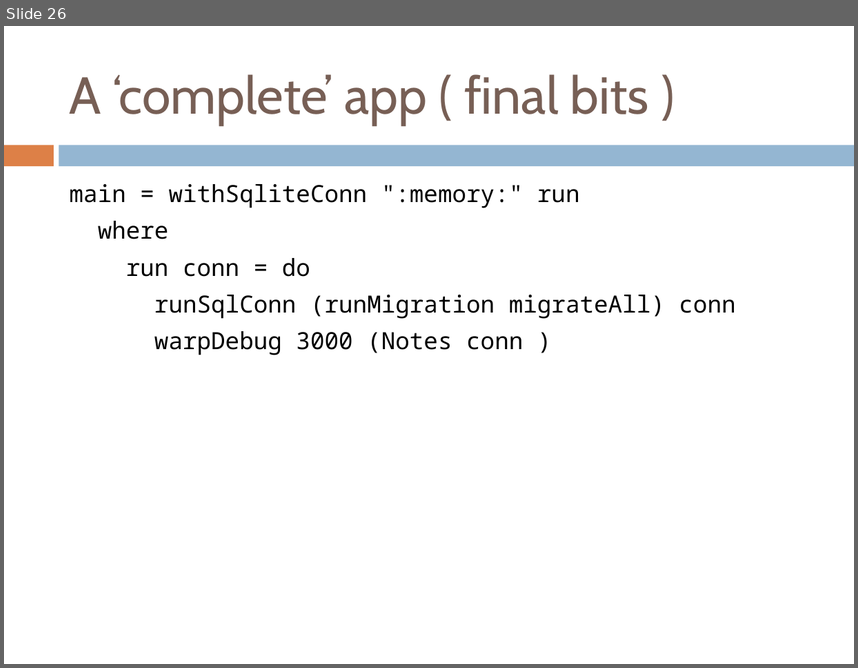
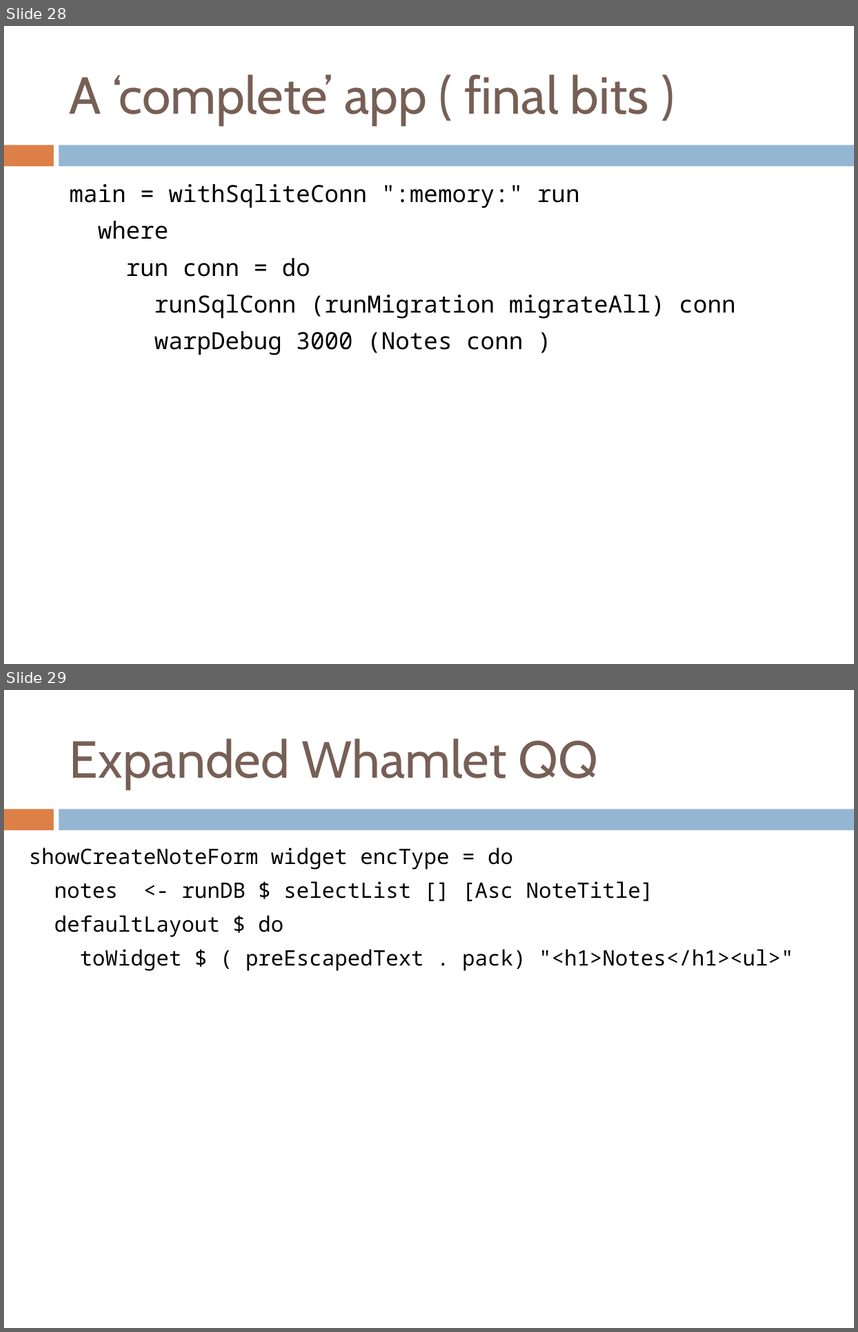
Before and after one commit to benkolera/talk-yesod, a slide deck: TypeSafeWebDevWithYesodAndHaskell.pptx. Shown one above the other, each under a label of ours: slide 26 before the commit, slides 28 and 29 after it. The pictures are 858x668 and 858x1332 pixels, drawn with LibreOffice and Linux fonts; fonts in the diff are those of the drawing. Boxes give left, top, right and bottom in pixels: in the first picture for what was removed or moved away, otherwise in the second. Text is boxed around its words. In the diff, an @@ line names an element or a change of style, - is before the commit and + after.

```diff
--- a/TypeSafeWebDevWithYesodAndHaskell.pptx
+++ b/TypeSafeWebDevWithYesodAndHaskell.pptx
@@ slide 29 added at [4, 690, 854, 1328], background #FFFFFF; not listed: 2 template elements that a slide beside it also shows @@
@@ title added at [70, 738, 599, 789], 44 pt, text #775F55 @@
+Expanded Whamlet QQ
@@ text added at [29, 847, 794, 971], 18 pt, text #000000 @@
+showCreateNoteForm widget encType = do
+notes <- runDB $ selectList [] [Asc NoteTitle]
+defaultLayout $ do
+toWidget $ ( preEscapedText . pack) "<h1>Notes</h1><ul>"
@@ what was slide 26 is now slide 28 @@
```
Also in this commit, not shown: 3 slides changed, 11 other slides added, 3 other files.
